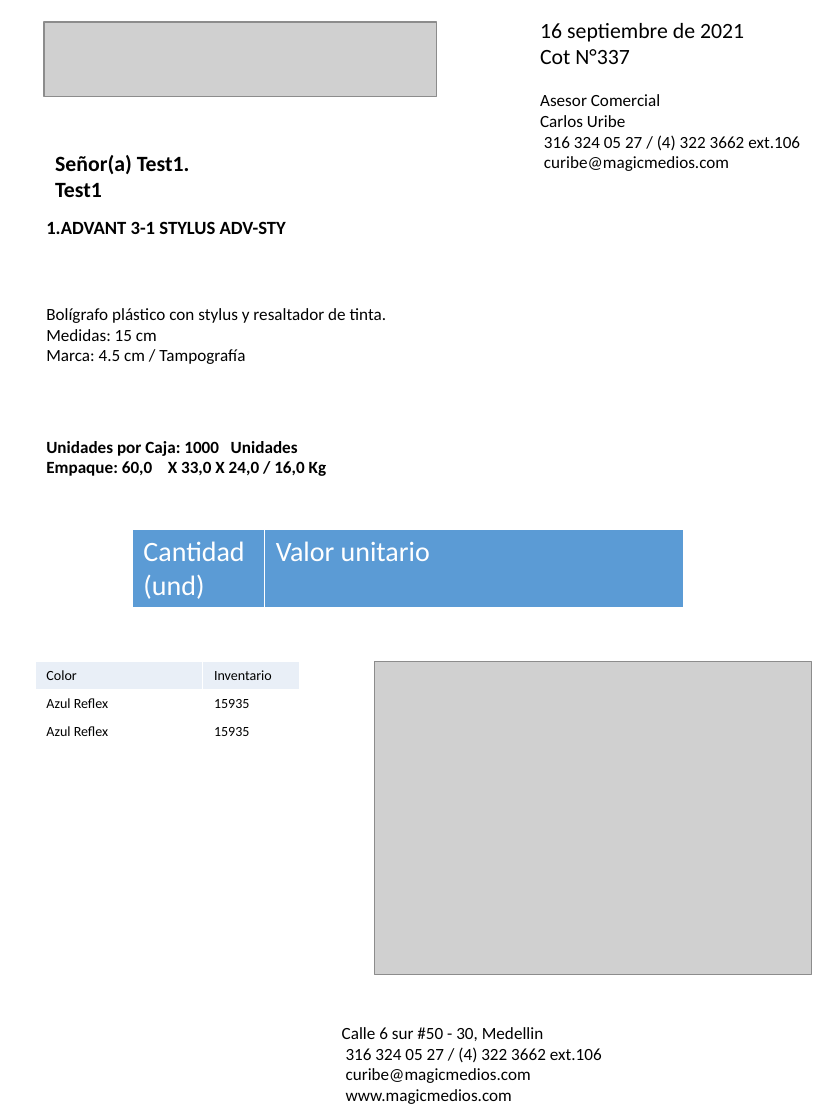
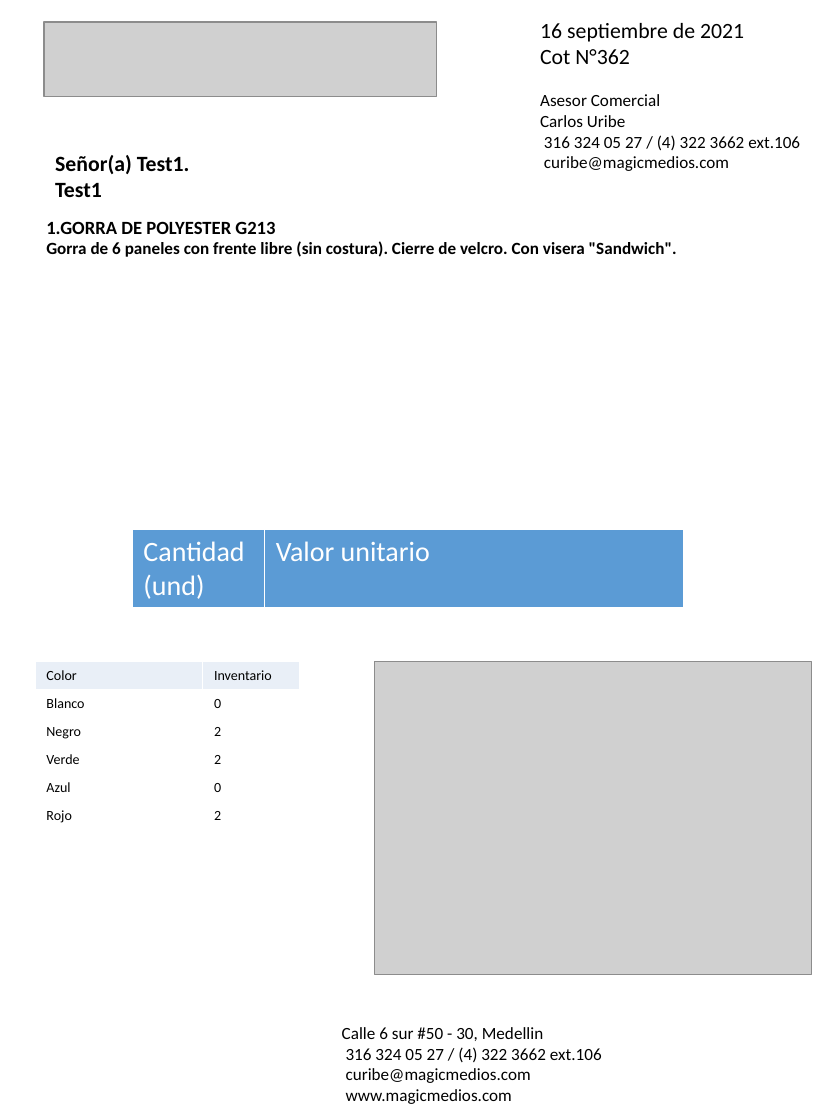
Before and after one commit to felipeospina21/MagicMedios, a slide deck: slide 1 of cotizaciones/cotización_Test1.pptx. Drawn at 840x1120 pixels with LibreOffice and Linux fonts; fonts in the diff are those of the drawing; grey boxes stand for pictures. Boxes give left, top, right and bottom in pixels: in the first picture for what was removed or moved away, otherwise in the second. Text is boxed around its words. In the diff, an @@ line names an element or a change of style, - is before the commit and + after.

```diff
--- a/cotizaciones/cotización_Test1.pptx
+++ b/cotizaciones/cotización_Test1.pptx
@@ text at [540,49,630,64]: text changed @@
-Cot N°337
+Cot N°362
@@ text at [46,221,275,234]: text changed @@
-1.ADVANT 3-1 STYLUS ADV-STY
+1.GORRA DE POLYESTER G213
@@ text added at [46,241,677,257], 11 pt, text #000000, bold @@
+Gorra de 6 paneles con frente libre (sin costura). Cierre de velcro. Con visera "Sandwich".
@@ text removed at [46,308,386,364] @@
-Bolígrafo plástico con stylus y resaltador de tinta.
-Medidas: 15 cm
-Marca: 4.5 cm / Tampografía
@@ text removed at [46,441,326,476] @@
-Unidades por Caja: 1000 Unidades
-Empaque: 60,0 X 33,0 X 24,0 / 16,0 Kg
@@ table at [35,662,300,827] @@
-row 2: Azul Reflex | 15935
-row 3: Azul Reflex | 15935
+row 2: Blanco | 0
+row 3: Negro | 2
+row 4: Verde | 2
+row 5: Azul | 0
+row 6: Rojo | 2
```
Also in this commit, not shown: 2 slides removed, 9 other files.
